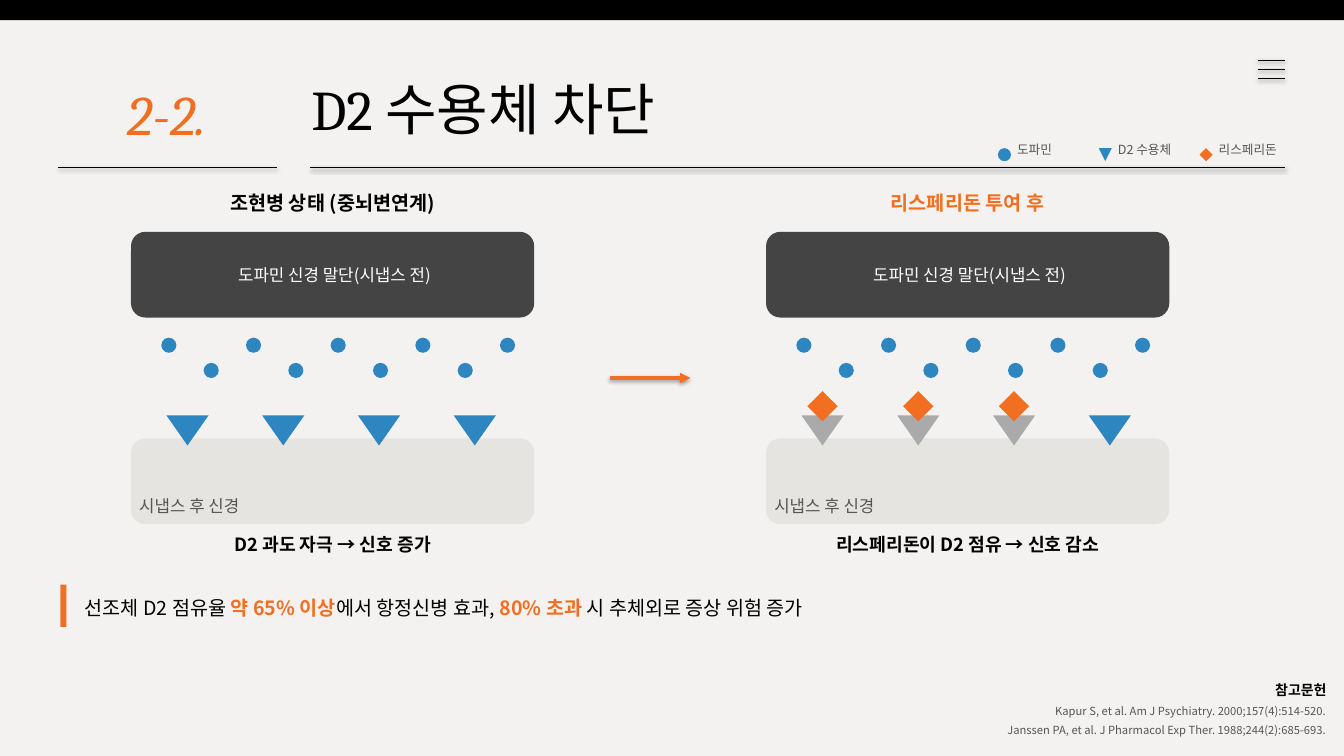
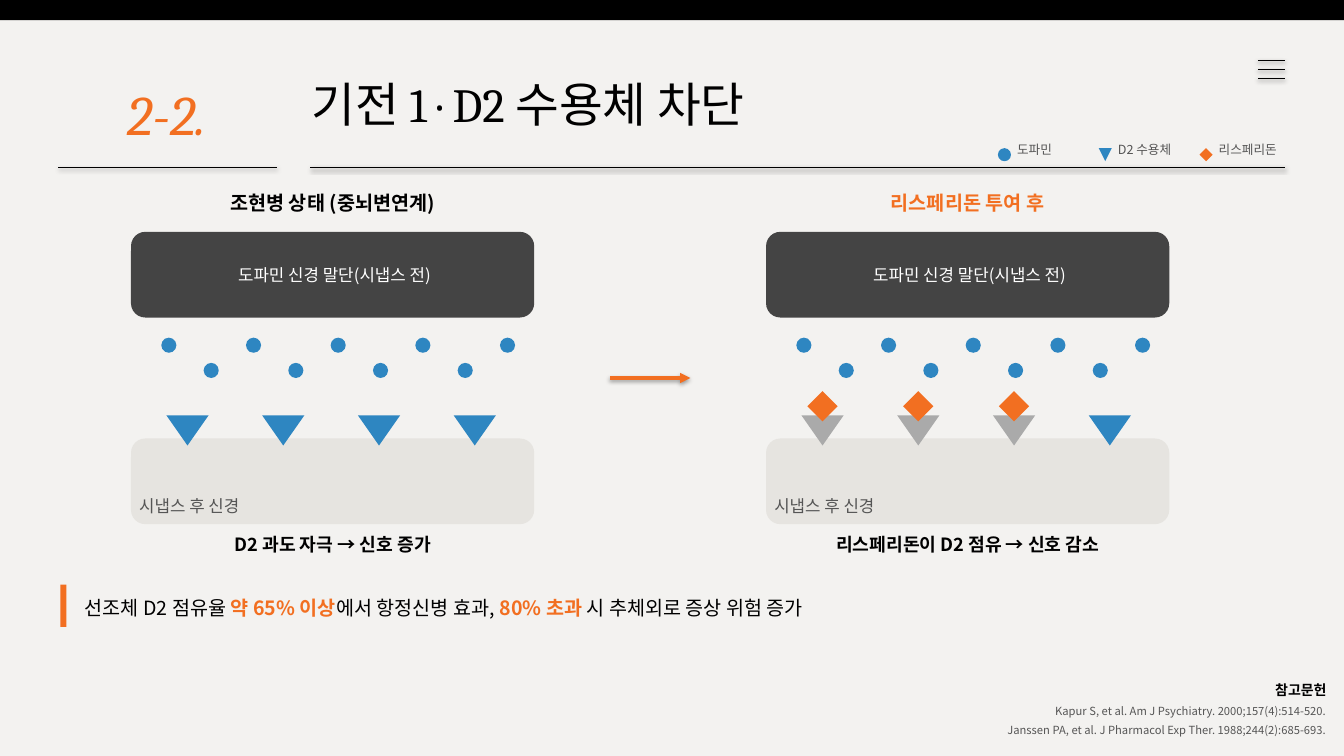
Before and after one commit to wlwl991123-prog/webtoon-app, a slide deck: slide 5 of risperidone.pptx. Drawn at 1344x756 pixels with LibreOffice and Linux fonts; fonts in the diff are those of the drawing. Boxes give left, top, right and bottom in pixels: in the first picture for what was removed or moved away, otherwise in the second. Text is boxed around its words. In the diff, an @@ line names an element or a change of style, - is before the commit and + after.

```diff
--- a/risperidone.pptx
+++ b/risperidone.pptx
@@ text at (x1=311, y1=82, x2=745, y2=126): text changed; size 40 to 34 pt @@
-D2 수용체 차단
+기전 1 · D2 수용체 차단
```
Also in this commit, not shown: 4 other slides changed, 1 other file.
